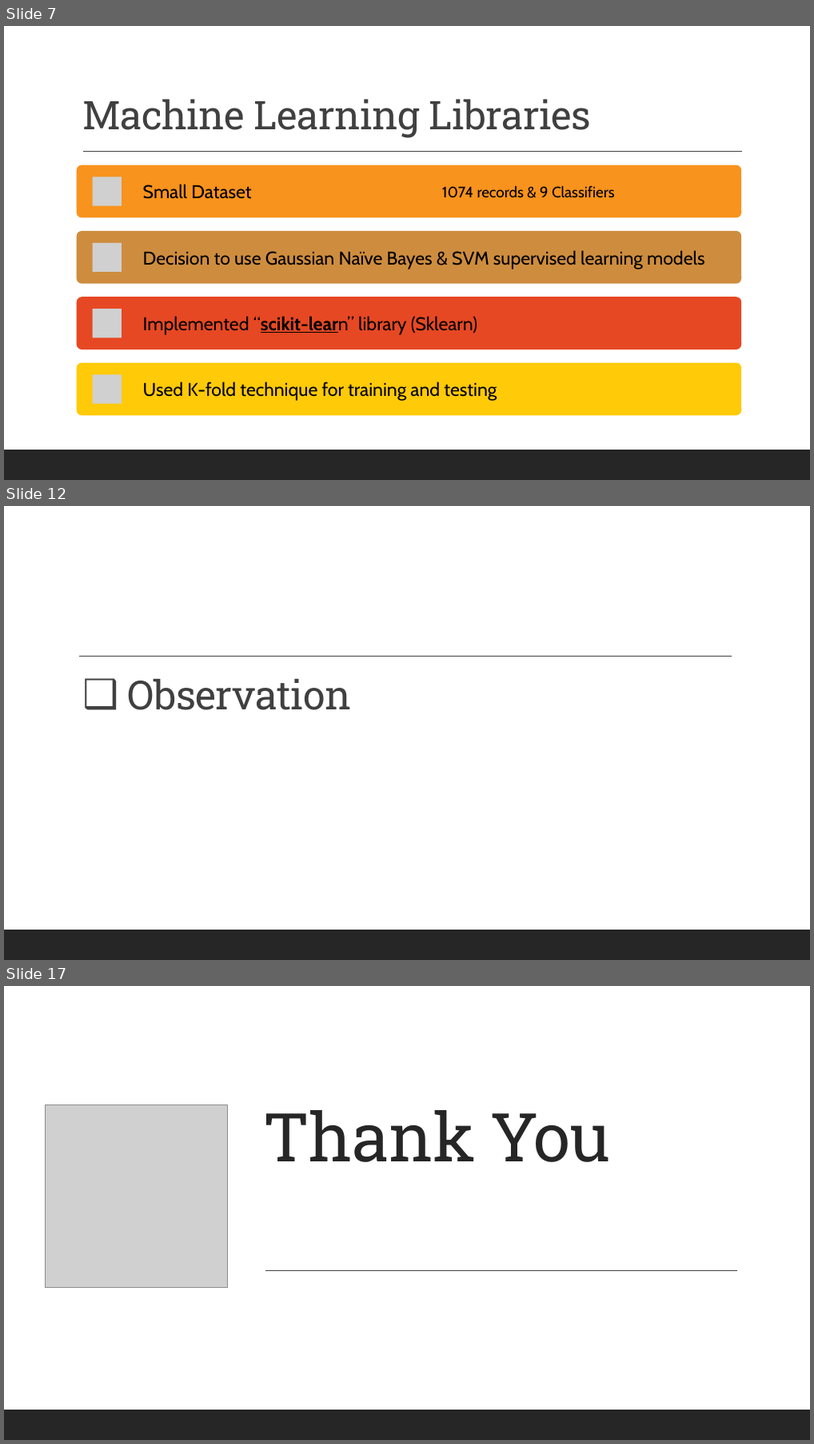
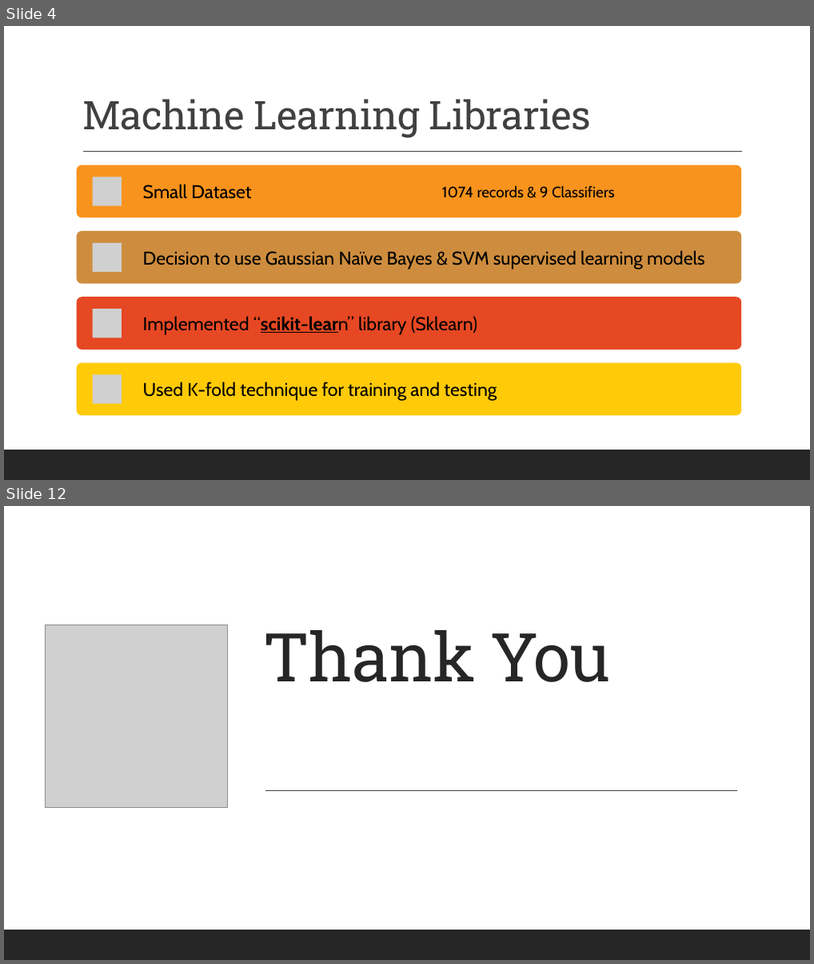
Before and after one commit to skierwing/soen691_project_ed_yr, a slide deck: presentation/SOEN_690_Team_12.pptx. Shown one above the other, each under a label of ours: slides 7, 12 and 17 before the commit, slides 4 and 12 after it; the slides between them are not shown. The pictures are 814x1444 and 814x964 pixels, drawn with LibreOffice and Linux fonts; fonts in the diff are those of the drawing; grey boxes stand for pictures. Boxes give left, top, right and bottom in pixels: in the first picture for what was removed or moved away, otherwise in the second. Text is boxed around its words. In the diff, an @@ line names an element or a change of style, - is before the commit and + after.

```diff
--- a/presentation/SOEN_690_Team_12.pptx
+++ b/presentation/SOEN_690_Team_12.pptx
@@ slide 12 removed at bbox=[4, 506, 810, 960], background #FFFFFF @@
@@ rectangle removed at bbox=[4, 506, 810, 960] @@
@@ line removed from (79, 656) to (732, 656) @@
@@ title removed at bbox=[128, 679, 351, 710] @@
-❑ Observation
@@ rectangle removed at bbox=[4, 929, 810, 960] @@
@@ what was slide 7 is now slide 4 @@
@@ what was slide 17 is now slide 12 @@
```
Also in this commit, not shown: 7 slides changed, 4 other slides removed, 1 other file.
